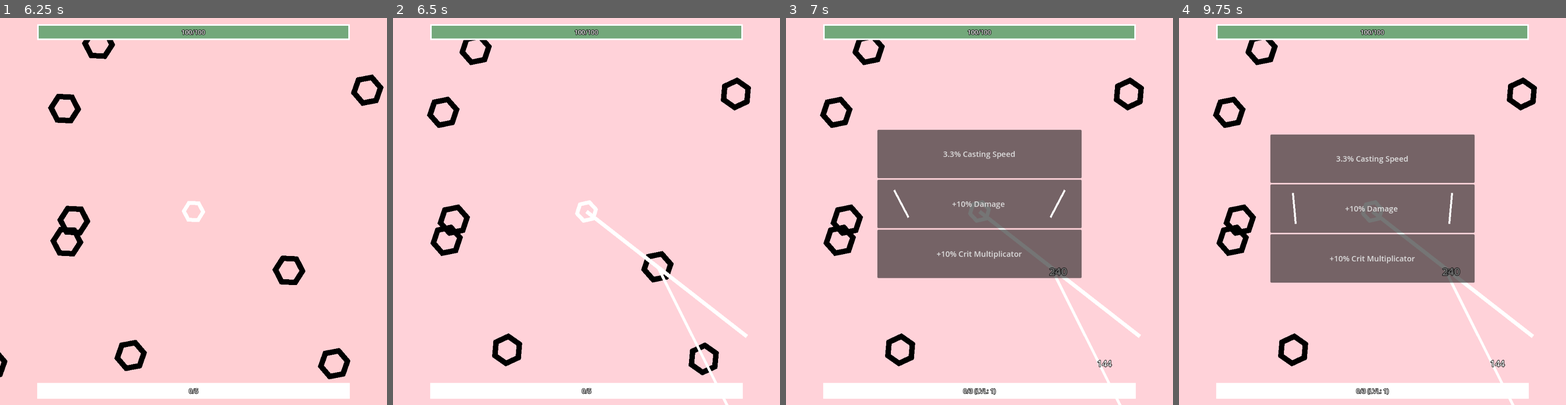
Above: before the commit, frames 1-4 (left to right).
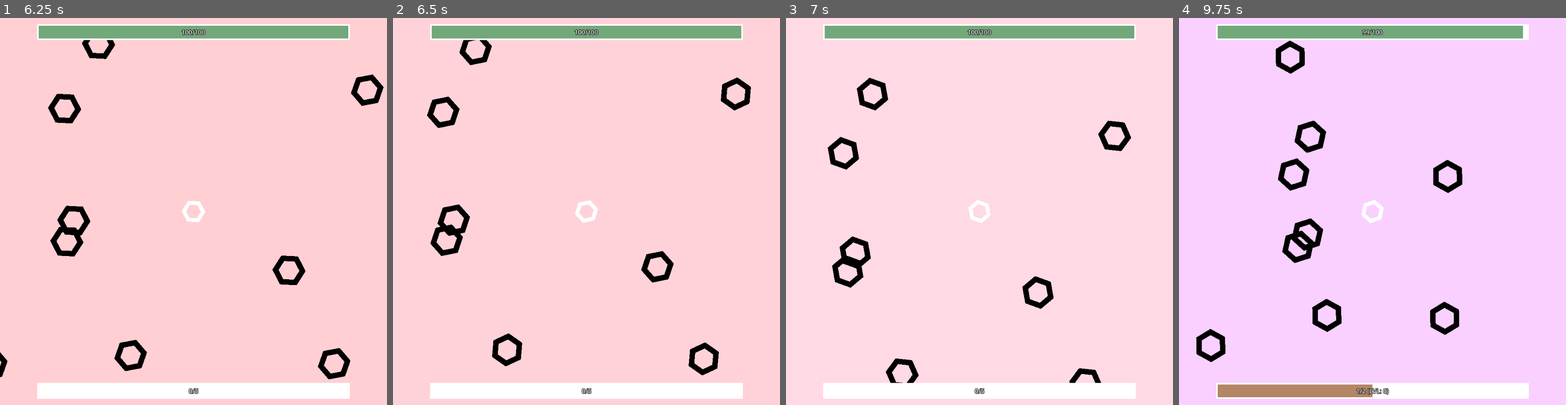
Above: after the commit, the same moments.

Repository: pharnisch/Hexagonal-Havoc
Game: Godot game, scene res://map_1.tscn
The game is run twice, just before and just after one commit, with the same random seed, the same clock (stepped at 60 frames per second) and the same inputs.
Inputs:
- Up to frame 1 (6.25 s): tap Enter at 0.5 s; hold Right (ui_right) 0.53-1.28 s; tap Space at 1.25 s; hold Down (ui_down) 1.28-2.03 s; hold Right (ui_right) 2.03-2.78 s; hold Up (ui_up) 2.78-3.53 s; hold Left (ui_left) 3.53-5.03 s; hold Down (ui_down) 5.03-5.78 s; hold Right (ui_right) from 5.78 s (still down)
- Up to frame 2 (6.5 s): keep holding Right (ui_right)
- Up to frame 3 (7 s): release Right (ui_right) at 6.53 s; hold Up (ui_up) from 6.53 s (still down)
- Up to frame 4 (9.75 s): release Up (ui_up) at 7.28 s; hold Right (ui_right) 7.28-8.03 s; hold Down (ui_down) 8.03-8.78 s; hold Left (ui_left) 8.78-9.53 s; hold Up (ui_up) from 9.53 s (still down)

Frame 1 is identical in both runs. In frame 2, 0.7% of the frame differs, in the area x 49-92%, y 49-100%; in frame 3, 24%; in frame 4, 95%, in the area x 0-100%, y 0-100%.

Commit message:
.

Diff:
--- a/SkillSystem.gd
+++ b/SkillSystem.gd
@@ -24,7 +24,7 @@
 	#self.state.triangle.learned = false
 	#self.state.square.learned = false
 
-
+	return
 	self.state.circle.learned = false
 	self.state.line.learned = true
 	for sub_state_k in self.state.keys():
@@ -201,6 +201,7 @@
 			bounce = 0,
 			split = 0,
 			backfire = 0,
+			aim_bot = 0,
 
 			element = null,
 		},
--- a/circle_bullet.gd
+++ b/circle_bullet.gd
@@ -13,6 +13,7 @@
 var bounce = 0
 var split = 0
 var circle_bullet = null
+var aim_bot = false
 
 # Called when the node enters the scene tree for the first time.
 func _ready():
@@ -23,8 +24,28 @@
 
 # Called every frame. 'delta' is the elapsed time since the previous frame.
 func _physics_process(delta):
-	if scaled_direction != null:
-		self.position += scaled_direction * delta
+	if self.aim_bot:
+		var circle_shape = CircleShape2D.new()
+		circle_shape.radius = 200 #+ 20 * self.skill_state.line.attack_range
+		var query_params = PhysicsShapeQueryParameters2D.new()
+		query_params.shape = circle_shape
+		query_params.transform = Transform2D(0, self.position)
+		var space_state = get_world_2d().direct_space_state
+		var result = space_state.intersect_shape(query_params)
+		if result.size() > 0:
+			var closest_target = null
+			var closest_dist = 99999
+			for res in result:
+				var dist = self.global_position.distance_to(res["collider"].global_position)
+				if (closest_target == null or dist < closest_dist) and "Player" not in res["collider"].name:
+					closest_dist = dist
+					closest_target = res["collider"]
+
+			var target_pos = closest_target.global_position
+			self.position += (target_pos - self.position).normalized() * delta * self.travel_speed
+	else:
+		if scaled_direction != null:
+			self.position += scaled_direction * delta
 	self.living_timer += delta
 	if self.living_timer >= self.living_time * 0.6:
 		self.queue_free()
--- a/skill_container.gd
+++ b/skill_container.gd
@@ -105,8 +105,8 @@
 			attack_range = "+20% Attack Range [CIRCLE]",
 			bounce = "+15% Bounce Chance [CIRCLE]",
 			split = "+1 Split Bullet [CIRCLE]",
-			backfire = "+50% Backfire Damage&Size [CIRCLE]"
-
+			backfire = "+50% Backfire Damage&Size [CIRCLE]",
+			aim_bot = "+15% Chase Chance [CIRCLE]",
 			#element = null,
 		},
 		line = {
--- a/weapon.gd
+++ b/weapon.gd
@@ -193,11 +193,17 @@
 
 
 func circle_big_aoe_bullet(shoot_direction):
+
+
 	var backfire = self.skill_state.circle.backfire
 	if backfire == 0:
 		return
 
 	var new_bullet = self.circle_bullet.instantiate()
+
+	var aim_bot_proc = self.rng.randf_range(0,1) <= 0.15 * self.skill_state.circle.aim_bot
+	if aim_bot_proc:
+		new_bullet.aim_bot = true
 
 	new_bullet.damage = 10 * (3 + 1.5 * backfire) * (1. + self.skill_state.circle.damage / 10. + self.skill_state.damage / 30.)
 	var living_time_multiplier = (1. + self.skill_state.circle.living_time / 4. + self.skill_state.living_time / 8.)
@@ -221,6 +227,10 @@
 	var new_bullet = bullet_template.instantiate()
 
 	if shoot_direction == null: # circle
+		var aim_bot_proc = self.rng.randf_range(0,1) <= 0.15 * self.skill_state.circle.aim_bot
+		if aim_bot_proc:
+			new_bullet.aim_bot = true
+
 		new_bullet.damage = 10 * 12 * (1. + self.skill_state.circle.damage / 10. + self.skill_state.damage / 30.)
 		var living_time_multiplier = (1. + self.skill_state.circle.living_time / 4. + self.skill_state.living_time / 8.)
 		var product = living_time_multiplier * 1
